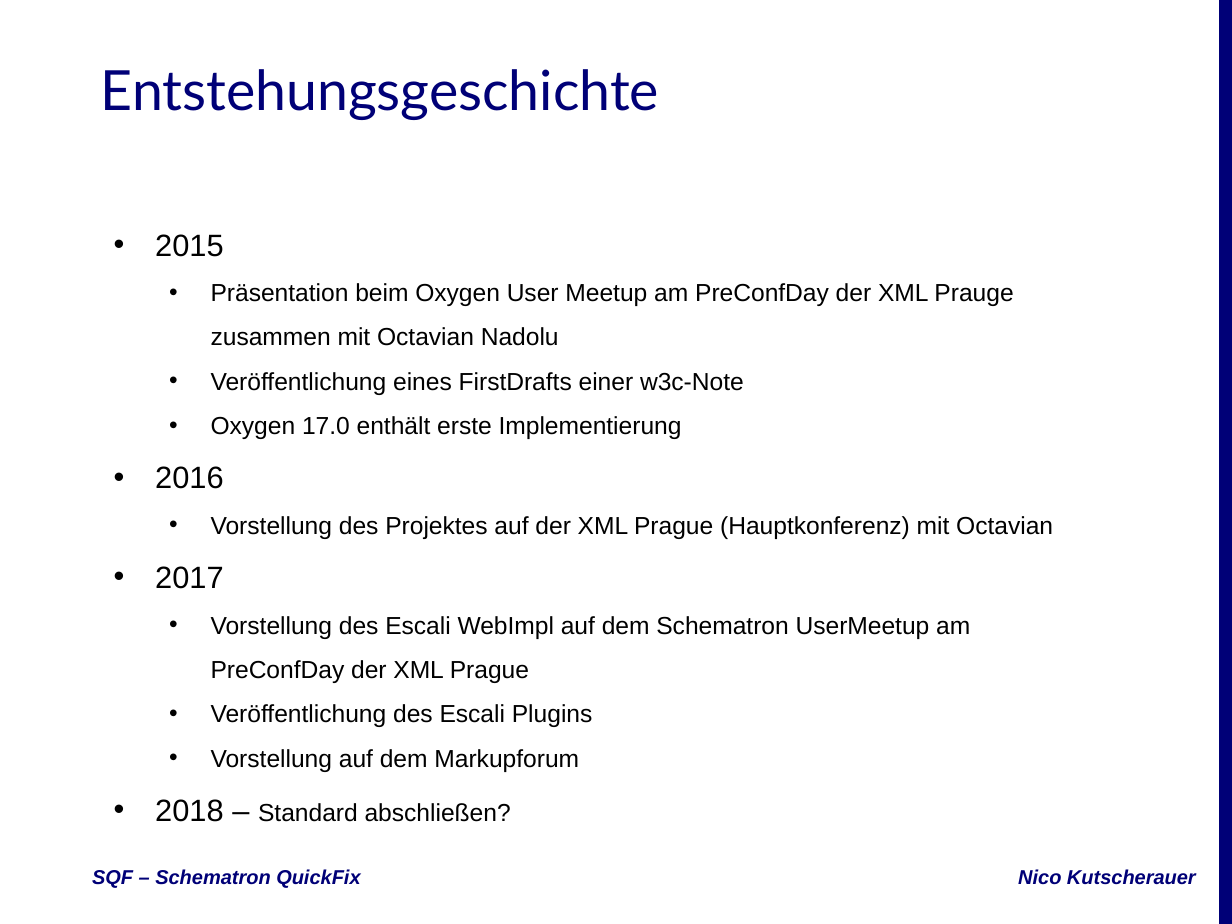
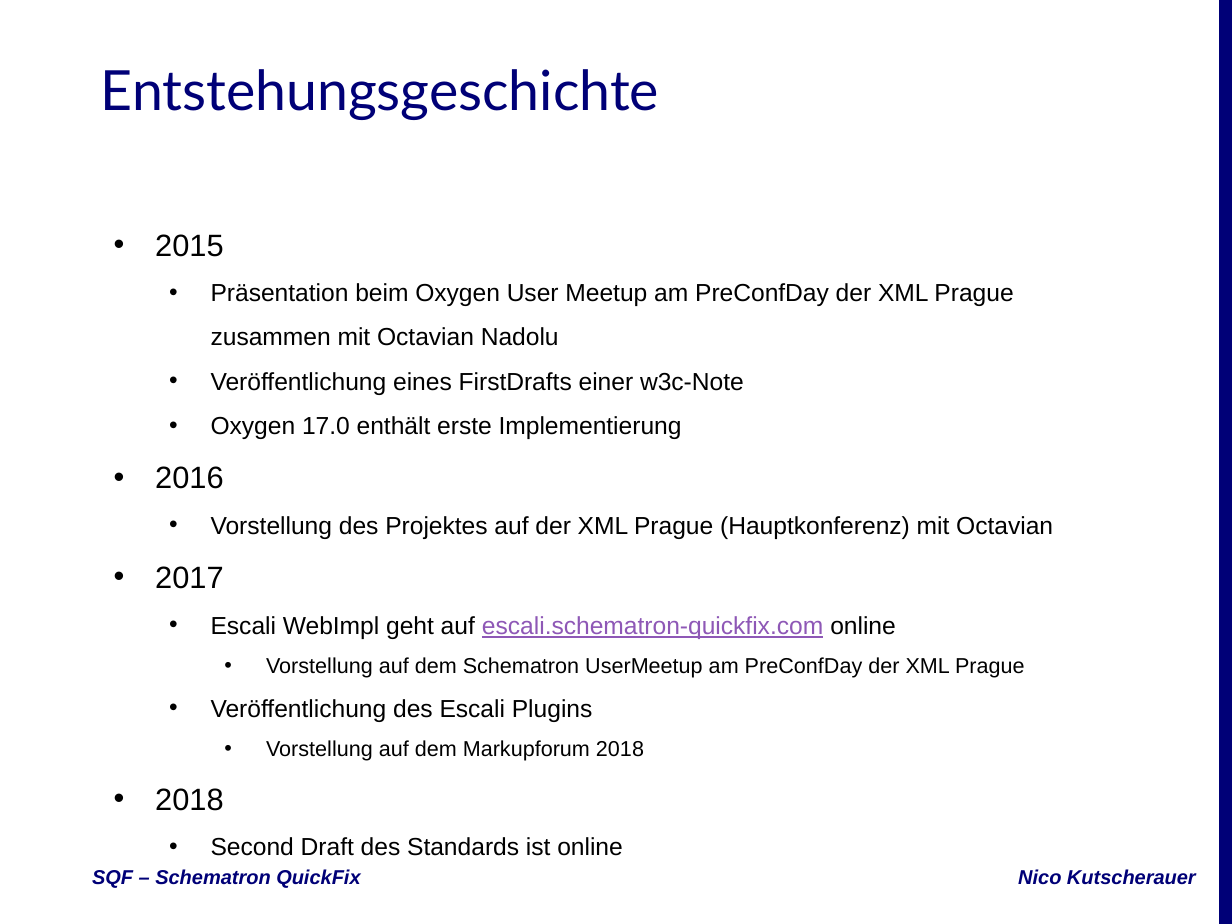
Before and after one commit to nkutsche/SchematronQuickFix-2017-11-17, a slide deck: slide 5 of SQF-Escali.pptx. Drawn at 1232x924 pixels with LibreOffice and Linux fonts; fonts in the diff are those of the drawing; background and template pictures are left out. Boxes give left, top, right and bottom in pixels: in the first picture for what was removed or moved away, otherwise in the second. Text is boxed around its words. In the diff, an @@ line names an element or a change of style, - is before the commit and + after.

Commit message:
Slides update, added section "Second Draft"

```diff
--- a/SQF-Escali.pptx
+++ b/SQF-Escali.pptx
@@ subtitle at (211, 283, 1013, 346): text changed @@
-  • Präsentation beim Oxygen User Meetup am PreConfDay der XML Prauge zusammen mit Octavian Nadolu
+  • Präsentation beim Oxygen User Meetup am PreConfDay der XML Prague zusammen mit Octavian Nadolu
@@ subtitle at (211, 616, 1025, 678): text changed; size 16 to 14 pt @@
-  • Vorstellung des Escali WebImpl auf dem Schematron UserMeetup am PreConfDay der XML Prague
+  • Escali WebImpl geht auf escali.schematron-quickfix.com online
+    • Vorstellung auf dem Schematron UserMeetup am PreConfDay der XML Prague
@@ subtitle at (155, 740, 644, 856): text changed; size 16 to 14 pt @@
-  • Vorstellung auf dem Markupforum
-• 2018 – Standard abschließen?
+    • Vorstellung auf dem Markupforum 2018
+• 2018
+  • Second Draft des Standards ist online
```
Also in this commit, not shown: 5 other slides changed, 2 slides added.
